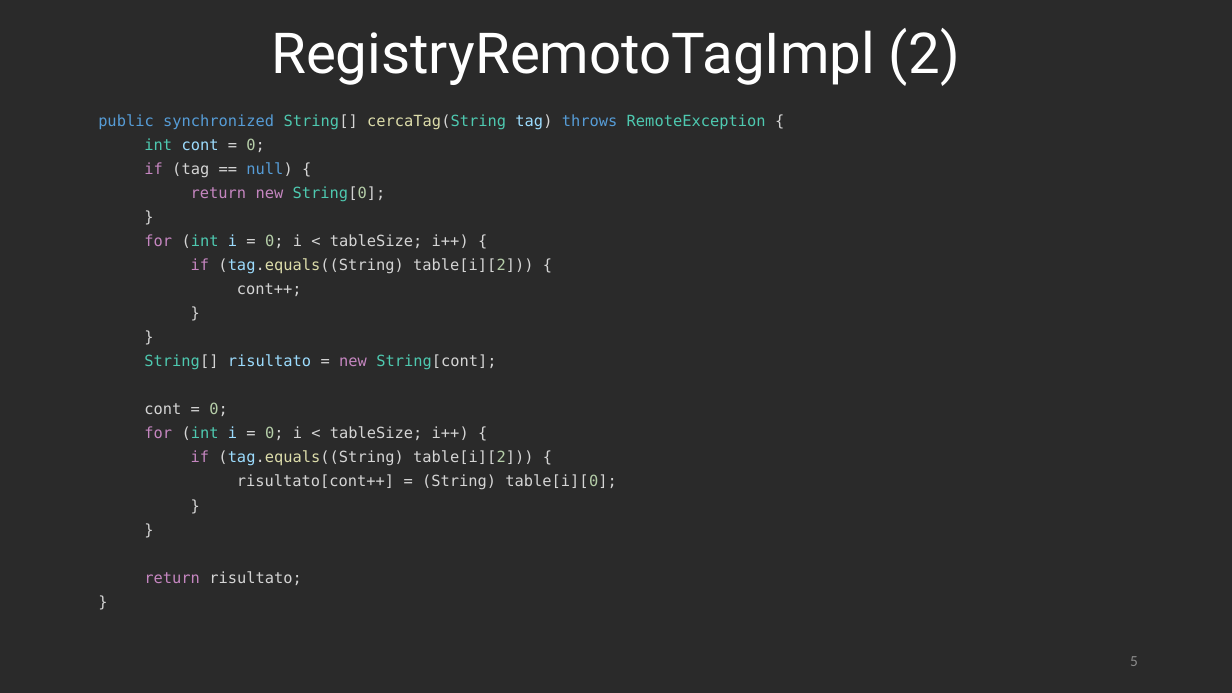
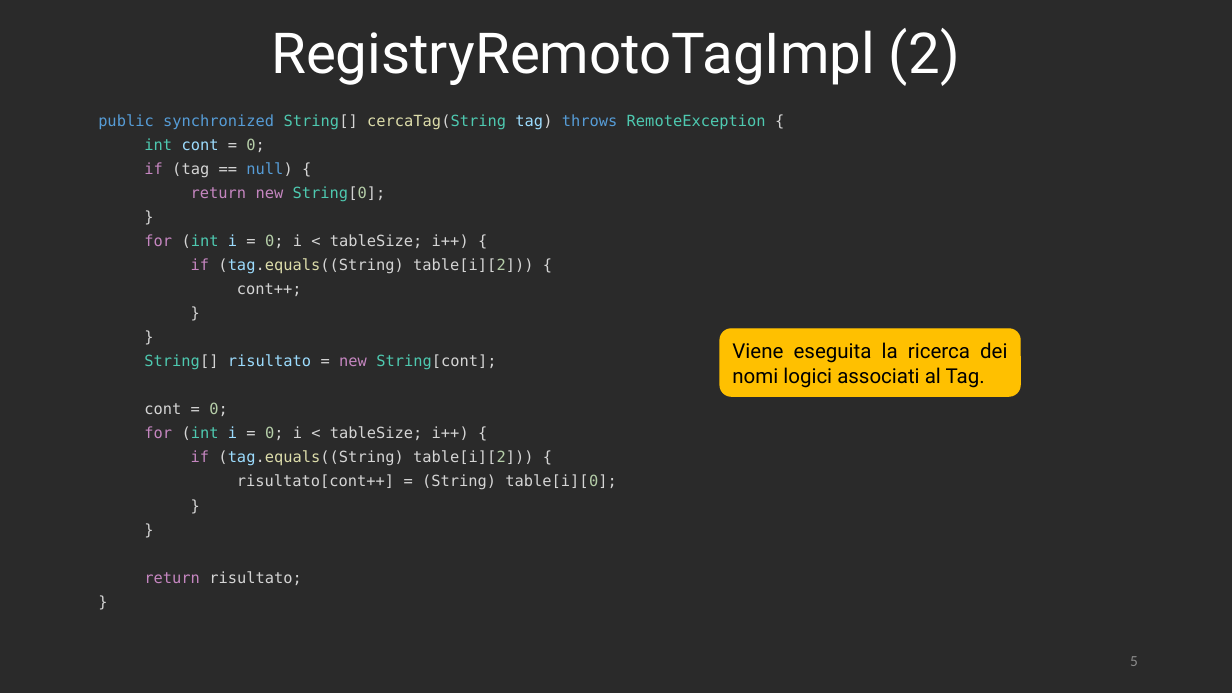
Before and after one commit to RetiCalc-Unibo/progetto7, a slide deck: slide 5 of Presentazione.pptx. Drawn at 1232x693 pixels with LibreOffice and Linux fonts; fonts in the diff are those of the drawing. Boxes give left, top, right and bottom in pixels: in the first picture for what was removed or moved away, otherwise in the second. Text is boxed around its words. In the diff, an @@ line names an element or a change of style, - is before the commit and + after.

```diff
--- a/Presentazione.pptx
+++ b/Presentazione.pptx
@@ rounded rectangle added at box(720, 329, 1020, 396), fill #FFC000, outline #FFC000 1 pt, 16 pt, text #000000 @@
+Viene eseguita la ricerca dei nomi logici associati al Tag.
```
Also in this commit, not shown: 5 other slides changed, 1 other file.
